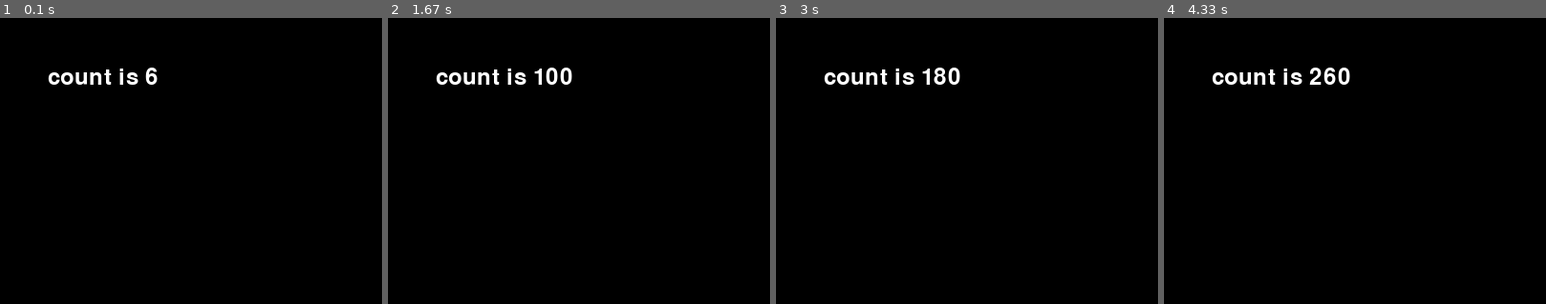
Above: before the commit, frames 1-4 (left to right).
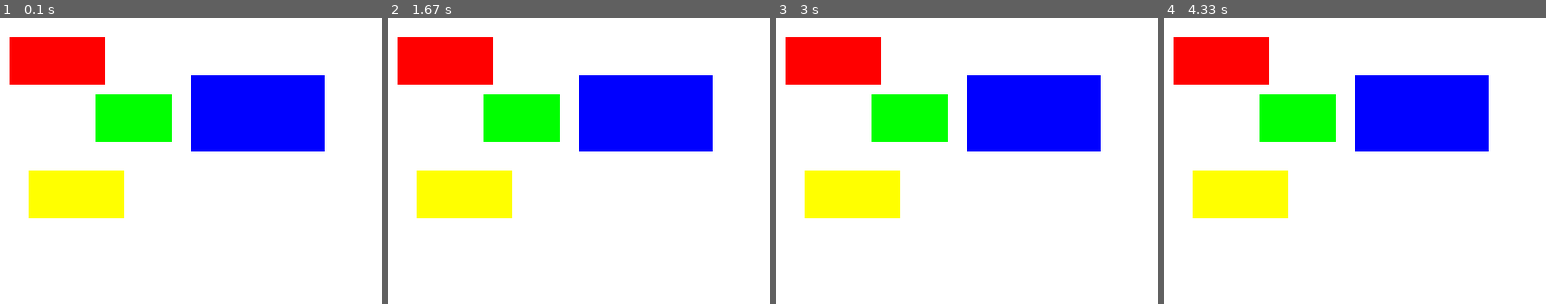
Above: after the commit, the same moments.

Repository: taketo-eng/pygame-practice
Game: pygame game, started from main.py
Two runs of this game, one before a commit and one after it. Both use one fixed random seed, a clock stepped at 60 frames per second and the inputs below.
Inputs:
- Up to frame 1 (0.1 s): no input
- Up to frame 2 (1.67 s): no input
- Up to frame 3 (3 s): no input
- Up to frame 4 (4.33 s): no input

The runs differ from the first frame. In frame 1, 100% of the frame differs, in the area x 0-100%, y 0-100%; in frame 2, 100%; in frame 3, 100%; in frame 4, 100%.

Commit message:
rectに触れてみた

Diff:
--- a/main.py
+++ b/main.py
@@ -1,35 +1,40 @@
 import sys
 import pygame
-from pygame.locals import QUIT
+from pygame.locals import QUIT, Rect
 
 pygame.init()
 #ウィンドウの大きさ
 SURFACE = pygame.display.set_mode((400, 300))
-
-#画面の色 RGB
-s_colour = (0,0,0)
-
 # 一定のフレームレートにする (オブジェクト生成)
 FPSCLOCK = pygame.time.Clock()
 
 def main():
     ''' main routine '''
-    # font
-    sysfont = pygame.font.SysFont(None, 36)
-    counter = 0
-
     while True:
         for event in pygame.event.get():
             if event.type == QUIT:
                 pygame.quit()
                 sys.exit()
 
-        counter += 1
-        SURFACE.fill(s_colour)
-        count_image = sysfont.render(
-            "count is {}".format(counter), True, (255, 255, 255)
-        )
-        SURFACE.blit(count_image, (50, 50))
+        SURFACE.fill((255, 255, 255))
+
+        #赤(塗りつぶし)
+        pygame.draw.rect(SURFACE, (255, 0, 0), (10, 20, 100, 50))
+
+        #赤
+        pygame.draw.rect(SURFACE, (0, 255, 0), ((100, 80), (80, 50)))
+
+        #緑
+        pygame.draw.rect(SURFACE, (0, 255, 0), ((100, 80), (80, 50)))
+
+        #青
+        rect0 = Rect(200, 60, 140, 80)
+        pygame.draw.rect(SURFACE, (0, 0, 255), rect0)
+
+        #黄
+        rect1 = Rect((30, 160), (100, 50))
+        pygame.draw.rect(SURFACE, (255, 255, 0), rect1)
+
         pygame.display.update()
 
         # 一定のフレームレートにする
